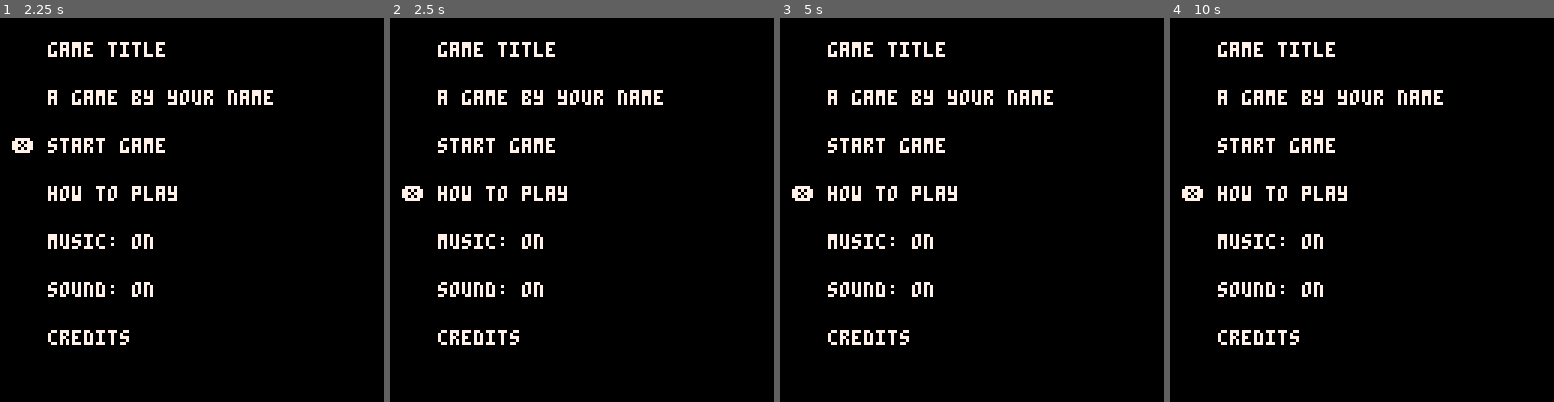
Above: before the commit, frames 1-4 (left to right).
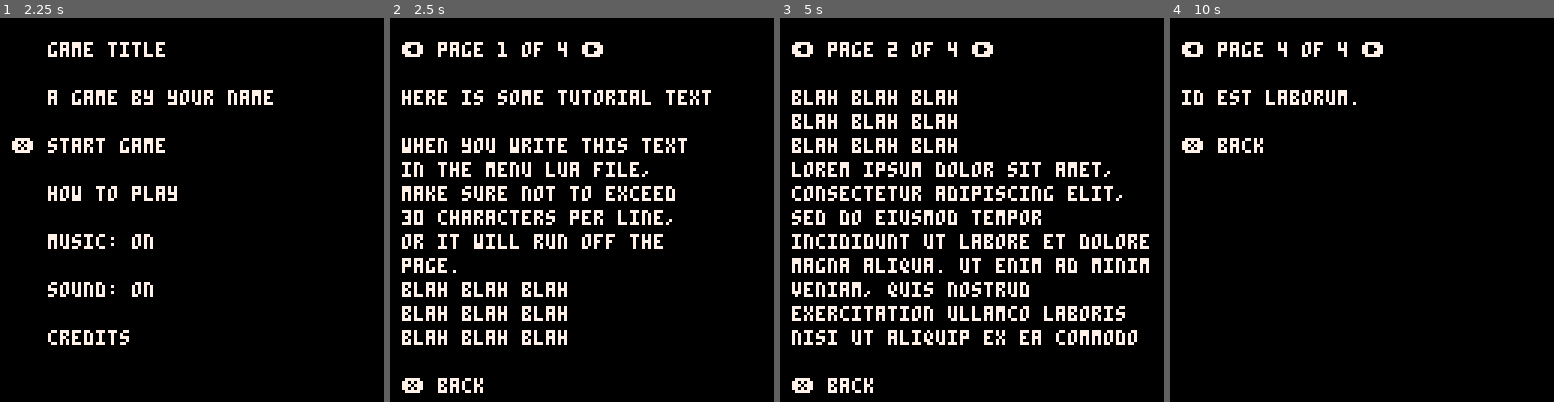
Above: after the commit, the same moments.

Repository: armstrongch/TurdTemplatePico8
Game: PICO-8 cartridge turd_template.p8
Two runs of this game, one before a commit and one after it. Both use one fixed random seed, a clock stepped at 60 frames per second and the inputs below.
Inputs:
- Up to frame 1 (2.25 s): tap X (X key) at 1.07, 2.07 s; hold Left from 1.97 s (still down)
- Up to frame 2 (2.5 s): release Left at 2.37 s; tap X (X key) at 2.4 s; hold Down from 2.42 s (still down)
- Up to frame 3 (5 s): tap X (X key) every 0.33 s from 2.73 to 4.73 s; release Down at 2.82 s; hold Right 2.87-3.53 s; hold Up 3.58-4.08 s; hold Right 4.13-4.53 s; hold Down from 4.58 s (still down)
- Up to frame 4 (10 s): tap X (X key) every 0.33 s from 5.07 to 9.73 s; release Down at 5.08 s; hold Left 5.13-5.8 s; hold Up 5.85-6.18 s; hold Left 6.23-6.63 s; hold Down 6.68-7.08 s; hold Right 7.13-7.8 s; hold Up 7.85-8.35 s; hold Right 8.4-8.8 s; hold Down 8.85-9.35 s; hold Left from 9.4 s (still down)

Frame 1 is identical in both runs. In frame 2, 9.9% of the frame differs, in the area x 3-84%, y 6-98%; in frame 3, 14%, in the area x 3-97%, y 6-98%; in frame 4, 4.3%.

Commit message:
menu structure is done?

Diff:
--- a/game.lua
+++ b/game.lua
@@ -11,10 +11,13 @@
 		update_menu()
 	elseif state == "credits" then
 		update_credits()
+	elseif state == "howtoplay" then
+		update_howtoplay()
 	end
 end
 
 function _draw()
 	if state == "menu" then draw_menu() end
 	if state == "credits" then draw_credits() end
+	if state == "howtoplay" then draw_howtoplay() end
 end
--- a/menu.lua
+++ b/menu.lua
@@ -18,6 +18,10 @@
 	end
 
 	if btnp(5) then
+
+		if selected_menu_item_index == 4 then
+			state = "howtoplay"
+		end
 
 		if selected_menu_item_index == 5 then
 			music_on = not music_on
@@ -76,3 +80,74 @@
 	print("❎", 4, y_pos, 7)
 	print("back", 16, y_pos, 7)
 end
+
+function update_howtoplay()
+
+	if btnp(5) then state = "menu" end
+
+	if btnp(1) then
+		instruction_page += 1
+		if instruction_page > instruction_page_count then instruction_page = 1 end
+	end
+	if btnp(0) then
+		instruction_page -= 1
+		if instruction_page < 1 then instruction_page = instruction_page_count end
+	end
+end
+
+instruction_lines = {
+	"here is some tutorial text",
+	"",
+	"when you write this text",
+	"in the menu lua file,",
+	"make sure not to exceed",
+	"30 characters per line,",
+	"or it will run off the",
+	"page.",
+	"blah blah blah",
+	"blah blah blah",
+	"blah blah blah",
+	"blah blah blah",
+	"blah blah blah",
+	"lorem ipsum dolor sit amet,",
+	"consectetur adipiscing elit,",
+	"sed do eiusmod tempor",
+	"incididunt ut labore et dolore",
+	"magna aliqua. ut enim ad minim",
+	"veniam, quis nostrud",
+	"exercitation ullamco laboris",
+	"nisi ut aliquip ex ea commodo",
+	"consequat. duis aute",
+	"iruredolor in",
+	"reprehenderit in",
+	"voluptate velit esse cillum",
+	"dolore eu fugiat nulla",
+	"pariatur. excepteur sint",
+	"occaecat cupidatat non",
+	"proident, sunt in culpa qui",
+	"officia deserunt mollit anim",
+	"id est laborum."
+}
+
+instruction_page = 1
+instruction_lines_per_page = 10
+instruction_page_count = ceil(#instruction_lines / instruction_lines_per_page)
+
+function draw_howtoplay()
+	rectfill(0,0,127,127,0)
+
+	y_pos = 8
+	page_num_text = "⬅️ page " .. instruction_page .. " of " .. instruction_page_count .. " ➡️"
+	print(page_num_text, 4, y_pos, 7)
+	y_pos += 16
+
+	instruction_line_start_index = (instruction_page-1)*10 + 1
+
+	for m=instruction_line_start_index, min(instruction_line_start_index+instruction_lines_per_page,#instruction_lines) do
+		print(instruction_lines[m], 4, y_pos, 7)
+		y_pos += 8
+	end
+	y_pos += 8
+	print("❎", 4, y_pos, 7)
+	print("back", 16, y_pos, 7)
+end
